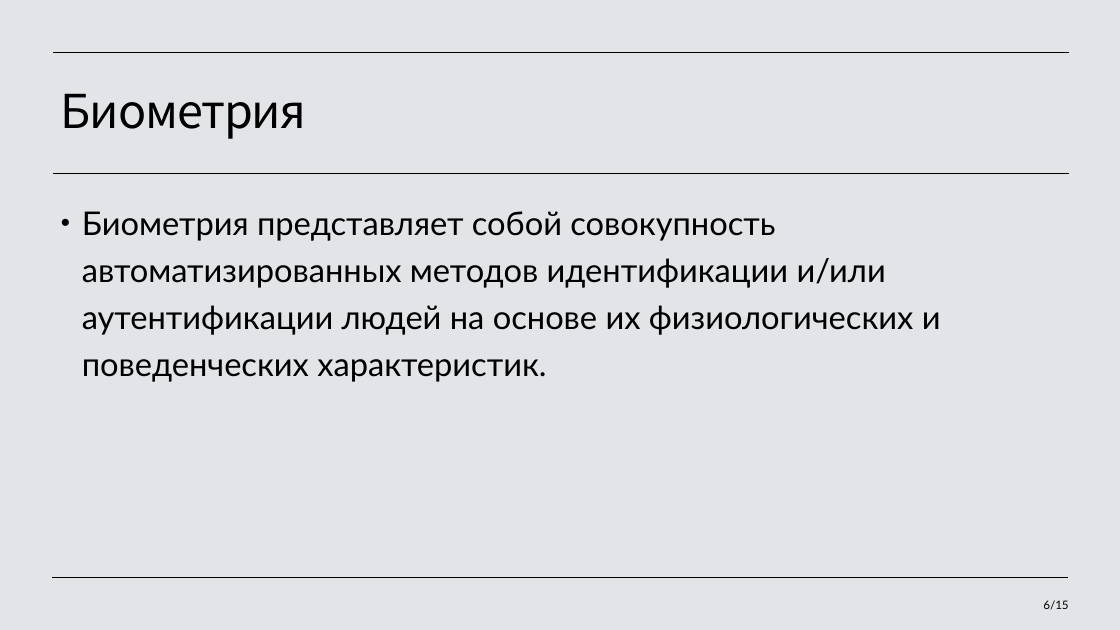
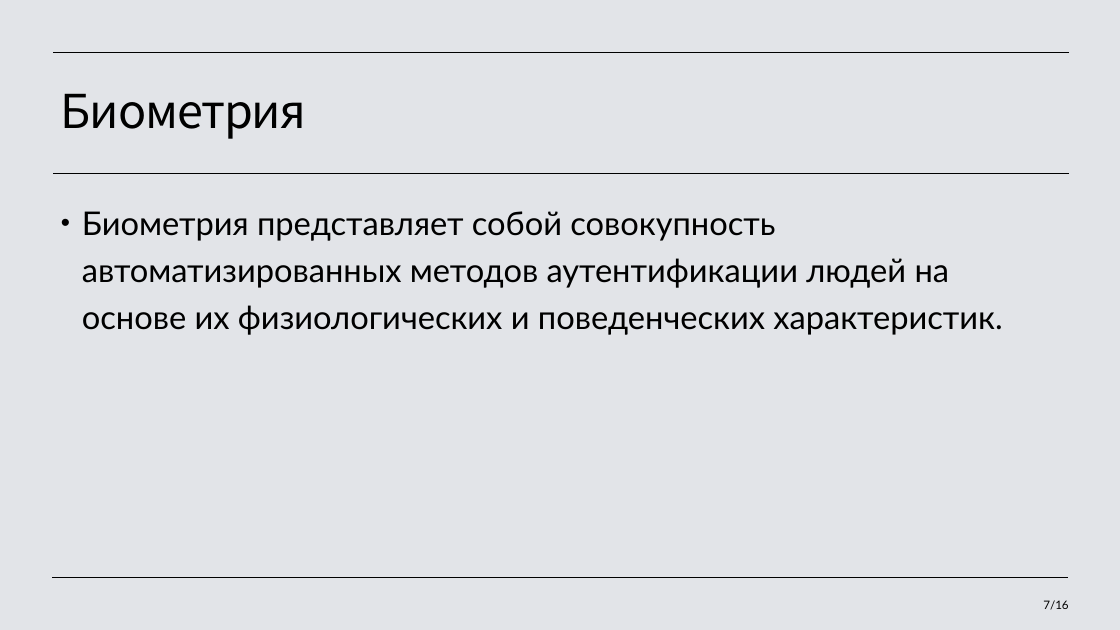
Before and after one commit to LiliyaPonomareva/Information-Security, a slide deck: slide 7 of paper/Идентификация и аутентификация, управление доступом.pptx (slide 6 before the commit). Drawn at 1120x630 pixels with LibreOffice and Linux fonts; fonts in the diff are those of the drawing. Boxes give left, top, right and bottom in pixels: in the first picture for what was removed or moved away, otherwise in the second. Text is boxed around its words. In the diff, an @@ line names an element or a change of style, - is before the commit and + after.

```diff
--- a/paper/Идентификация и аутентификация, управление доступом.pptx
+++ b/paper/Идентификация и аутентификация, управление доступом.pptx
@@ text at [82,211,1002,335]: text changed @@
-• Биометрия представляет собой совокупность автоматизированных методов идентификации и/или аутентификации людей на основе их физиологических и поведенческих характеристик.
+• Биометрия представляет собой совокупность автоматизированных методов аутентификации людей на основе их физиологических и поведенческих характеристик.
@@ page number at [1043,600,1068,610]: text changed @@
-6/15
+7/16
```
Also in this commit, not shown: 9 other slides changed, 1 slide added, 35 other files.
